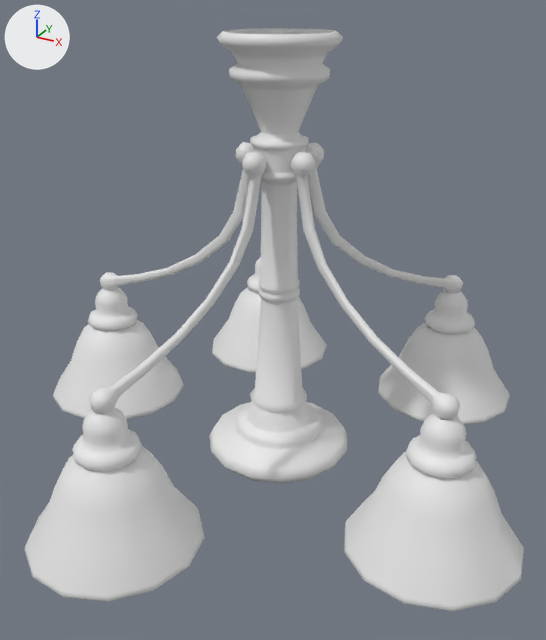
Two versions of the FBX model Assets/Models/Batch1_Fbx/SM_Chandelier.fbx, one commit apart.
Rendered twice from a camera (50 mm lens) standing at (0.606, -1.125, 0.063) and looking at (0.015, -0.051, -0.474). The axes (+X, +Y, +Z) are drawn at upper left. The lights are the same throughout.

The first picture shows 'SM_Chandelier'.
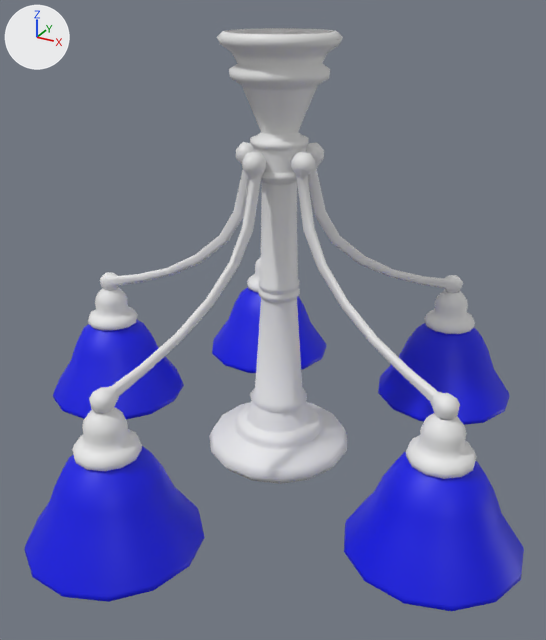
What the commit changed:
Material 'M_Glass' (mat_m_glass) is new.
Its base color is (0.0, 0.00307, 0.8) (blue #000ae7).
me_plane_060 has 2946 vertices, 2870 faces and spans x -0.54..0.506, y -0.532..0.481, z -0.776..0.0.
me_plane_060 is used by ob_sm_chandelier; location (0.0, 0.0, 0.0).
me_plane_060 part 1: 260 of the faces centred in x -0.536..-0.077, y -0.135..0.475, z -0.747..-0.595 switch from mat_m_chandalier (white #e7e7e7) to mat_m_glass (blue #000ae7).
me_plane_060 part 2: 130 of the faces centred in x -0.221..0.048, y -0.527..-0.256, z -0.747..-0.595 switch from mat_m_chandalier (white #e7e7e7) to mat_m_glass (blue #000ae7).
me_plane_060 part 3: 130 of the faces centred in x 0.094..0.365, y 0.194..0.464, z -0.747..-0.595 switch from mat_m_chandalier (white #e7e7e7) to mat_m_glass (blue #000ae7).
me_plane_060 part 4: 130 of the faces centred in x 0.229..0.5, y -0.298..-0.028, z -0.747..-0.595 switch from mat_m_chandalier (white #e7e7e7) to mat_m_glass (blue #000ae7).

Pixel boxes [x1, y1, x2, y2] of what changed, in the pictures (546 x 640 px):
part 1 of me_plane_060, recoloured (white to blue): [53, 287, 326, 420] in both
part 2 of me_plane_060, recoloured (white to blue): [24, 446, 205, 602] in both
part 3 of me_plane_060, recoloured (white to blue): [378, 323, 510, 425] in both
part 4 of me_plane_060, recoloured (white to blue): [344, 452, 524, 611] in both
